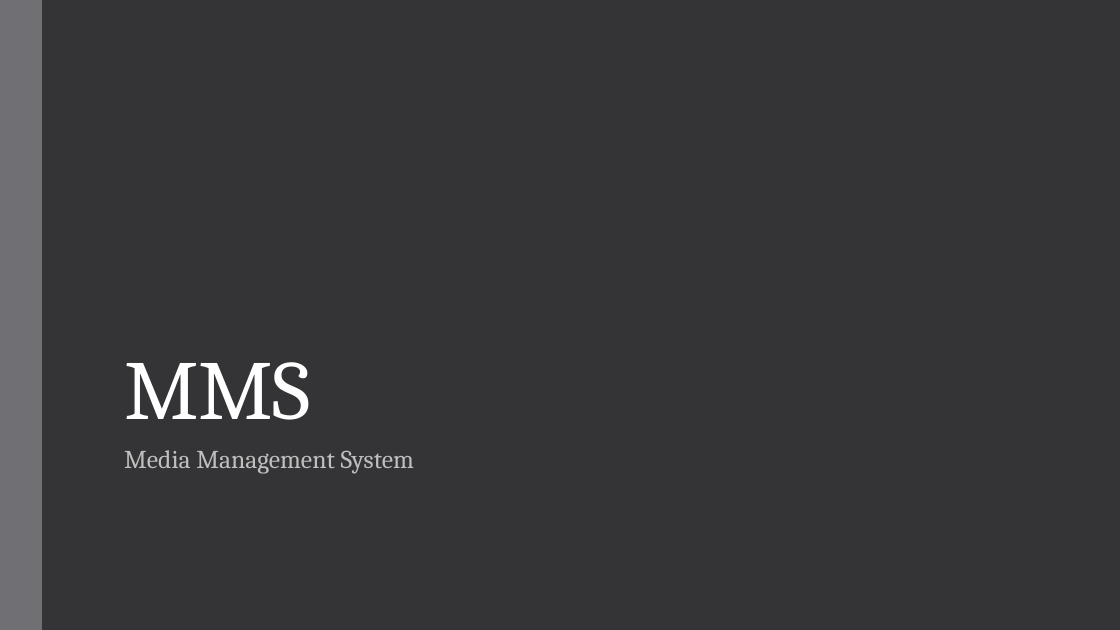
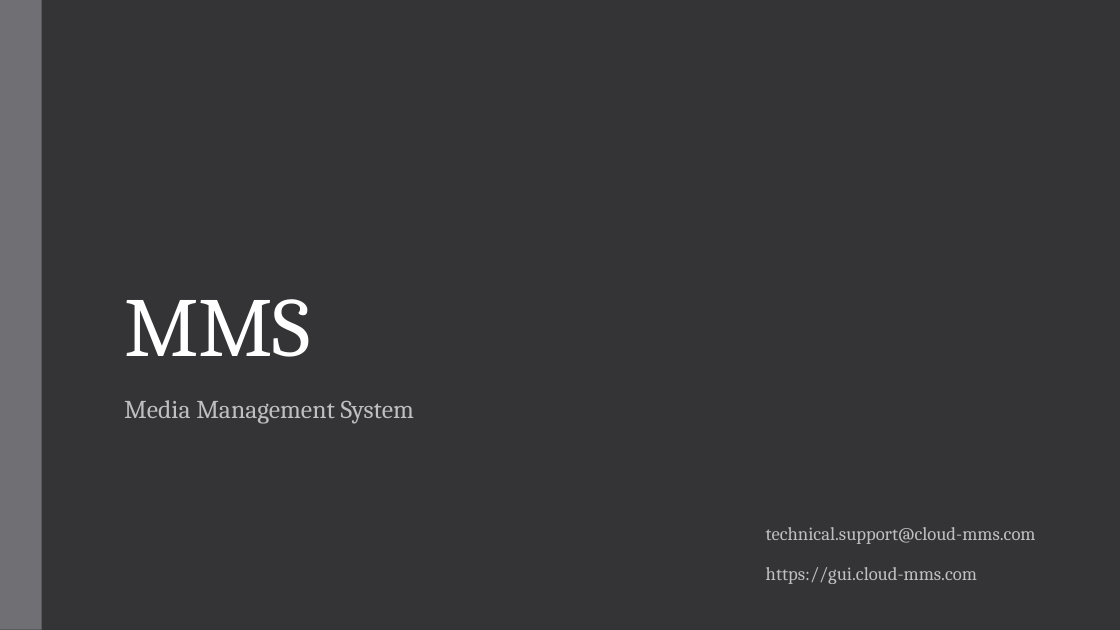
Before and after one commit to giulianoc/CatraMMS, a slide deck: slide 1 of docs/MediaManagementSystem-v.4.pptx. Drawn at 1120x630 pixels with LibreOffice and Linux fonts; fonts in the diff are those of the drawing. Boxes give left, top, right and bottom in pixels: in the first picture for what was removed or moved away, otherwise in the second. Text is boxed around its words. In the diff, an @@ line names an element or a change of style, - is before the commit and + after.

```diff
--- a/docs/MediaManagementSystem-v.4.pptx
+++ b/docs/MediaManagementSystem-v.4.pptx
@@ text "MMS": place and size @@
-text "MMS" at bbox=[124, 362, 310, 420]
+text "MMS" at bbox=[124, 299, 310, 357]
@@ text "Media Management System": place and size @@
-text "Media Management System" at bbox=[124, 450, 414, 474]
+text "Media Management System" at bbox=[124, 400, 414, 424]
@@ text added at bbox=[766, 527, 1036, 584], 16 pt, text #BFBFBF @@
+technical.support@cloud-mms.com
+https://gui.cloud-mms.com
```
Also in this commit, not shown: 4 other slides changed, 3 other files.
